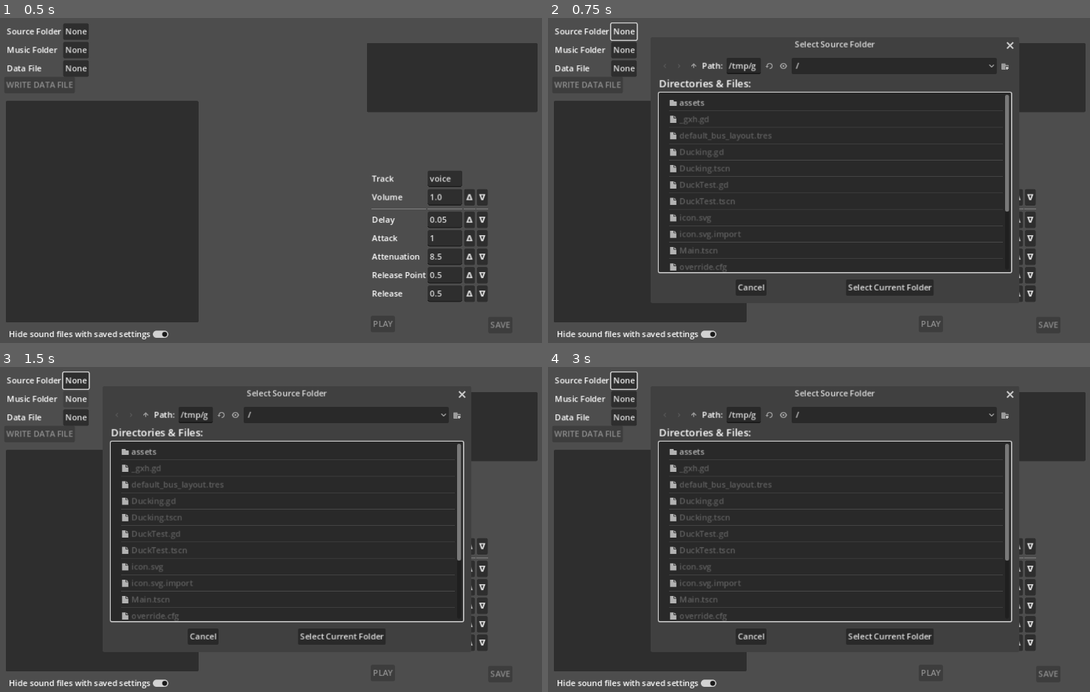
Above: before the commit, frames 1-4 (two rows, left to right).
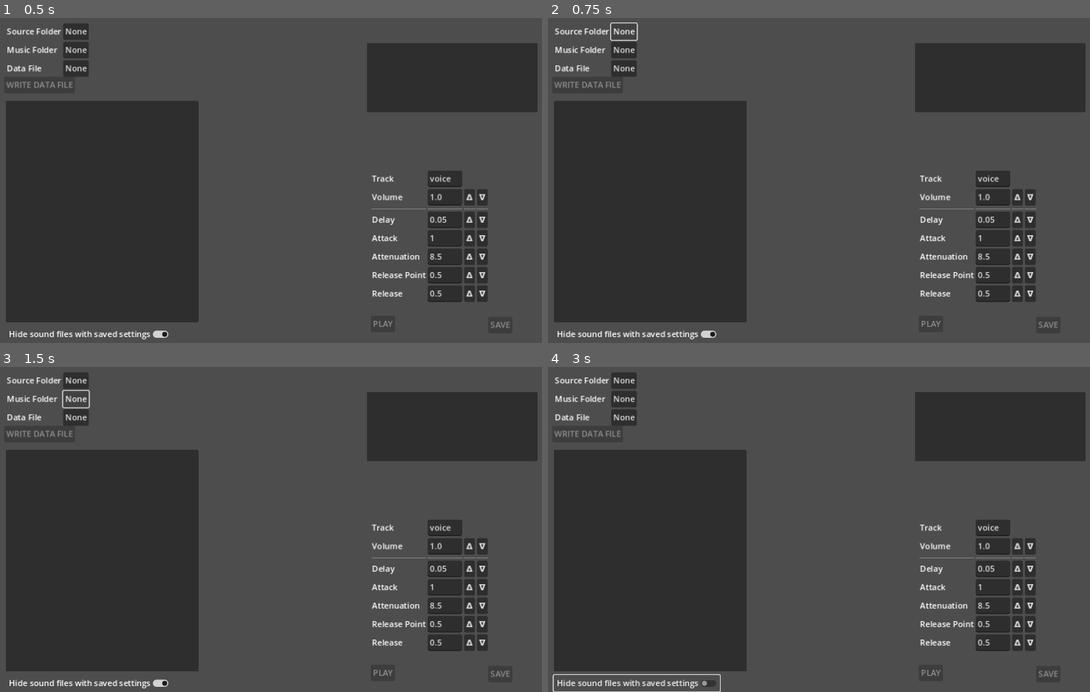
Above: after the commit, the same moments.

Repository: avanwinkle/DuckIt
Game: Godot game, scene res://Ducking.tscn
The game is run twice, just before and just after one commit, with the same random seed, the same clock (stepped at 60 frames per second) and the same inputs. Sound files missing from this copy of the repository are replaced by a short silence.
Inputs:
- Up to frame 1 (0.5 s): no input
- Up to frame 2 (0.75 s): click "None" at 0.5 s
- Up to frame 3 (1.5 s): click "None" at 1.25 s
- Up to frame 4 (3 s): click "None" at 2 s; click "Hide sound files with saved s…" at 2.75 s

Frame 1 is identical in both runs. In frame 2, 29% of the frame differs, in the area x 20-88%, y 7-88%; in frame 3, 29%; in frame 4, 29%, in the area x 0-88%, y 1-100%.
Error after the commit: Invalid assignment of property or key 'current_dir' with value of type 'Nil' on a base object of type 'FileDialog'. (res://Ducking.gd:144)

Commit message:
Pre-set folders for file-dialog, clear list on change

Diff:
--- a/app/Ducking.gd
+++ b/app/Ducking.gd
@@ -135,10 +135,13 @@
     dialog.min_size = Vector2i(640, 480)
     dialog.title = "Select %s" % title
     if select_type == SelectType.DATA_FILE:
+      dialog.current_path = config.data_file
       dialog.file_selected.connect(self.set_data_file)
     elif select_type == SelectType.MUSIC_FOLDER:
+      dialog.current_dir = config.music_folder
       dialog.dir_selected.connect(self.set_music_folder)
     elif select_type == SelectType.SOURCE_FOLDER:
+      dialog.current_dir = config.source_folder
       dialog.dir_selected.connect(self.set_source_folder)
     else:
       print("Unknown select type %s for FileDialog" % select_type)
@@ -147,15 +150,16 @@
     dialog.popup_centered()
 
 func set_source_folder(path=""):
-    print("Set source folder")
     if path == "":
         prompt_for_folder("Source Folder", SelectType.SOURCE_FOLDER)
+        return
     elif path != config.source_folder:
         config.source_folder = path
         self.save_config()
-    if path != "":
-        self.parse_directory(path, $SoundList)
-        $Files/SourceFolder.text = path
+    if config.source_folder:
+      $SoundList.clear()
+      self.parse_directory(path, $SoundList)
+      $Files/SourceFolder.text = path
 
 func toggle_hiding(is_down):
     $SoundList.clear()
@@ -164,21 +168,22 @@
     self.save_config()
 
 func set_music_folder(path=""):
-    print("Set music folder")
     if path == "":
         prompt_for_folder("Music Folder", SelectType.MUSIC_FOLDER)
+        return
     elif path != config.music_folder:
         print("Got new music path: '%s'" % path)
         config.music_folder = path
         self.save_config()
-    if config["music_folder"] != "":
+    if config.music_folder:
+        $MusicList.clear()
         self.parse_directory(path, $MusicList)
         $Files/MusicFolder.text = path
 
 func set_data_file(path=""):
-    print("Set data file")
     if path == "":
         prompt_for_folder("Data File", SelectType.DATA_FILE)
+        return
     elif path != config.data_file:
       config.data_file = path
       self.save_config()
@@ -197,17 +202,14 @@
     var file_name = dir.get_next()
     while file_name != "":
       if dir.current_is_dir():
-        print("Found subfolder %s" % file_name)
         parse_directory("%s/%s" % [path, file_name], target)
       else:
-        var suffix = file_name.split(".")[-1]
-        if suffix in ["wav", "ogg", "mp3"]:
+        if file_name.get_extension() in ["wav", "ogg", "mp3"]:
           if hide_existing and data.has(file_name):
             pass
           else:
             assets.push_back({"name": file_name, "path": "%s/%s" % [path, file_name]})
       file_name = dir.get_next()
-    target.clear()
     for asset in assets:
       #print("Adding asset '%s'" % asset.name)
       var idx = target.add_item(asset.name)
